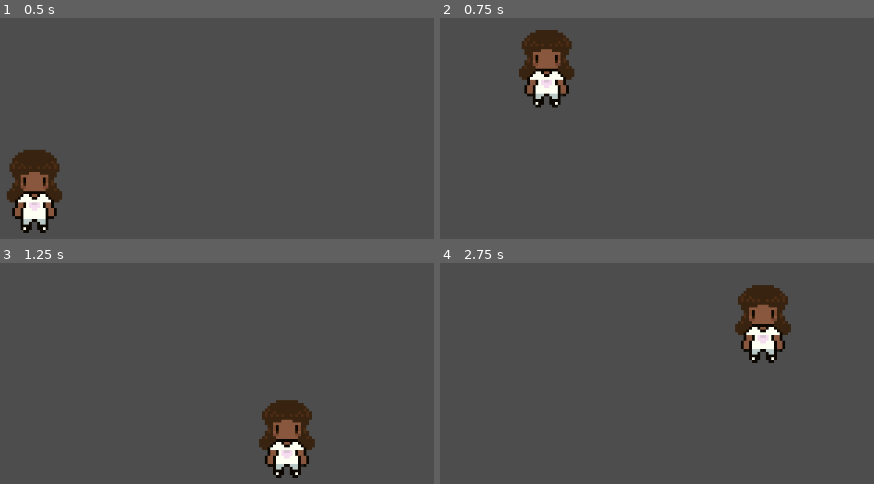
Above: before the commit, frames 1-4 (two rows, left to right).
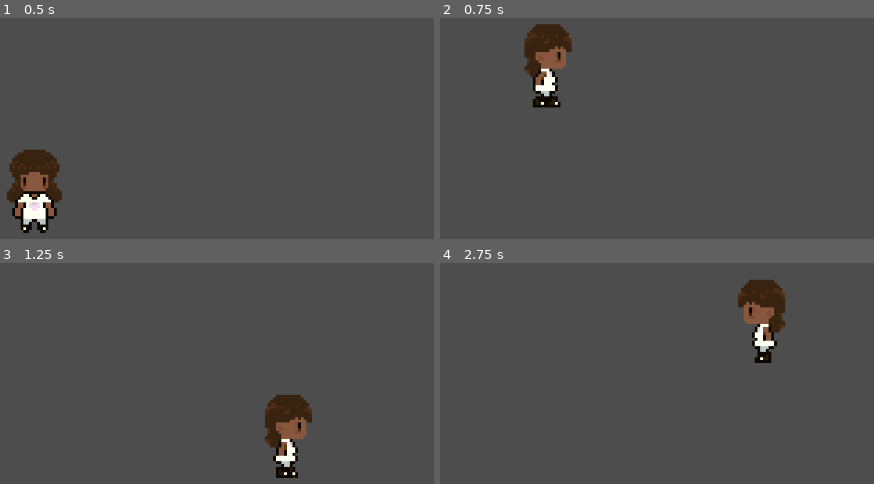
Above: after the commit, the same moments.

Repository: anajshah/Junior_Year_Game
Game: Godot game, scene res://scenes/period_1.tscn
Same seed, same stepped clock (60 frames per second), same inputs: the game is played once before the commit and once after it.
Inputs:
- Up to frame 1 (0.5 s): no input
- Up to frame 2 (0.75 s): tap Enter (ui_accept) at 0.5, 0.6 s; hold Right (ui_right) from 0.53 s (still down)
- Up to frame 3 (1.25 s): keep holding Right (ui_right); tap Enter (ui_accept) at 0.77, 1.07 s
- Up to frame 4 (2.75 s): tap Alt at 1.35 s; tap Enter (ui_accept) at 1.52, 1.55, 1.82, 2, 2.3 s; release Right (ui_right) at 2.03 s; hold Left (ui_left) from 2.03 s (still down); tap Shift at 2.1 s

Frame 1 is identical in both runs. In frame 2, 2.0% of the frame differs, in the area x 18-31%, y 2-41%; in frame 3, 2.1%, in the area x 59-73%, y 59-98%; in frame 4, 2.1%.

Commit message:
hour 1 code vanished i swear i comitted that. anywho my first hour didn't save so i redid it and am committing agani for my hour two commit fingers crossed

Diff:
--- a/project.godot
+++ b/project.godot
@@ -19,6 +19,17 @@
 
 enabled=PackedStringArray("res://addons/godot_super-wakatime/plugin.cfg")
 
+[input]
+
+ui_accept={
+"deadzone": 0.5,
+"events": [Object(InputEventKey,"resource_local_to_scene":false,"resource_name":"","device":0,"window_id":0,"alt_pressed":false,"shift_pressed":false,"ctrl_pressed":false,"meta_pressed":false,"pressed":false,"keycode":4194309,"physical_keycode":0,"key_label":0,"unicode":0,"location":0,"echo":false,"script":null)
+, Object(InputEventKey,"resource_local_to_scene":false,"resource_name":"","device":0,"window_id":0,"alt_pressed":false,"shift_pressed":false,"ctrl_pressed":false,"meta_pressed":false,"pressed":false,"keycode":4194310,"physical_keycode":0,"key_label":0,"unicode":0,"location":0,"echo":false,"script":null)
+, Object(InputEventKey,"resource_local_to_scene":false,"resource_name":"","device":0,"window_id":0,"alt_pressed":false,"shift_pressed":false,"ctrl_pressed":false,"meta_pressed":false,"pressed":false,"keycode":32,"physical_keycode":0,"key_label":0,"unicode":32,"location":0,"echo":false,"script":null)
+, Object(InputEventKey,"resource_local_to_scene":false,"resource_name":"","device":-1,"window_id":0,"alt_pressed":false,"shift_pressed":false,"ctrl_pressed":false,"meta_pressed":false,"pressed":false,"keycode":0,"physical_keycode":4194320,"key_label":0,"unicode":0,"location":0,"echo":false,"script":null)
+]
+}
+
 [rendering]
 
 textures/canvas_textures/default_texture_filter=0
--- a/scenes/player.tscn
+++ b/scenes/player.tscn
@@ -1,10 +1,17 @@
-[gd_scene load_steps=8 format=3 uid="uid://bfkdy3pkror0k"]
+[gd_scene load_steps=15 format=3 uid="uid://bfkdy3pkror0k"]
 
-[ext_resource type="Texture2D" uid="uid://c50omtasqyfky" path="res://assets/sprites/Untitled_Artwork 4.png" id="1_dqkch"]
+[ext_resource type="Texture2D" uid="uid://c50omtasqyfky" path="res://assets/sprites/idle/Untitled_Artwork 4.png" id="1_dqkch"]
 [ext_resource type="Script" uid="uid://cjxrphhkkh0g3" path="res://scripts/player.gd" id="1_qlg0r"]
-[ext_resource type="Texture2D" uid="uid://bfsjlx04pk7vr" path="res://assets/sprites/Untitled_Artwork 3.png" id="2_qlg0r"]
-[ext_resource type="Texture2D" uid="uid://dk13cwvr4rfu3" path="res://assets/sprites/Untitled_Artwork 1.png" id="3_tuyoq"]
-[ext_resource type="Texture2D" uid="uid://bi1upayhxjnqu" path="res://assets/sprites/Untitled_Artwork 2.png" id="4_fjrip"]
+[ext_resource type="Texture2D" uid="uid://bfsjlx04pk7vr" path="res://assets/sprites/idle/Untitled_Artwork 3.png" id="2_qlg0r"]
+[ext_resource type="Texture2D" uid="uid://dk13cwvr4rfu3" path="res://assets/sprites/idle/Untitled_Artwork 1.png" id="3_tuyoq"]
+[ext_resource type="Texture2D" uid="uid://bi1upayhxjnqu" path="res://assets/sprites/idle/Untitled_Artwork 2.png" id="4_fjrip"]
+[ext_resource type="Texture2D" uid="uid://ctuditt04smgr" path="res://assets/sprites/walking/Untitled_Artwork 5.png" id="6_3v2ag"]
+[ext_resource type="Texture2D" uid="uid://5g20owmnebby" path="res://assets/sprites/walking/Untitled_Artwork 6.png" id="7_jej6c"]
+[ext_resource type="Texture2D" uid="uid://di35gx82wwerj" path="res://assets/sprites/walking/Untitled_Artwork 7.png" id="8_f1ej7"]
+[ext_resource type="Texture2D" uid="uid://boqekqvhb1xpa" path="res://assets/sprites/walking/Untitled_Artwork 8.png" id="9_oprun"]
+[ext_resource type="Texture2D" uid="uid://bxkddhklq2sfd" path="res://assets/sprites/walking/Untitled_Artwork 9.png" id="10_a8ls1"]
+[ext_resource type="Texture2D" uid="uid://htfaswyqlqd5" path="res://assets/sprites/walking/Untitled_Artwork 10.png" id="11_qfm1y"]
+[ext_resource type="Texture2D" uid="uid://bytvduhvtx0w6" path="res://assets/sprites/walking/Untitled_Artwork 11.png" id="12_fulsm"]
 
 [sub_resource type="SpriteFrames" id="SpriteFrames_u8vuu"]
 animations = [{
@@ -24,6 +31,32 @@
 "loop": true,
 "name": &"idle",
 "speed": 8.0
+}, {
+"frames": [{
+"duration": 1.0,
+"texture": ExtResource("6_3v2ag")
+}, {
+"duration": 1.0,
+"texture": ExtResource("7_jej6c")
+}, {
+"duration": 1.0,
+"texture": ExtResource("8_f1ej7")
+}, {
+"duration": 1.0,
+"texture": ExtResource("9_oprun")
+}, {
+"duration": 1.0,
+"texture": ExtResource("10_a8ls1")
+}, {
+"duration": 1.0,
+"texture": ExtResource("11_qfm1y")
+}, {
+"duration": 1.0,
+"texture": ExtResource("12_fulsm")
+}],
+"loop": true,
+"name": &"walk",
+"speed": 15.0
 }]
 
 [sub_resource type="CircleShape2D" id="CircleShape2D_smehm"]
@@ -35,9 +68,9 @@
 [node name="AnimatedSprite2D" type="AnimatedSprite2D" parent="."]
 position = Vector2(0, -15)
 sprite_frames = SubResource("SpriteFrames_u8vuu")
-animation = &"idle"
+animation = &"walk"
 autoplay = "idle"
-frame_progress = 0.16057922
+frame_progress = 0.20032461
 
 [node name="CollisionShape2D" type="CollisionShape2D" parent="."]
 position = Vector2(0, -8)
--- /dev/null
+++ b/scenes/tuxedo_cat.tscn
@@ -0,0 +1,7 @@
+[gd_scene format=3 uid="uid://c7yeb3dgslx15"]
+
+[node name="Tuxedo_cat" type="AnimatableBody2D"]
+
+[node name="AnimatedSprite2D" type="AnimatedSprite2D" parent="."]
+
+[node name="CollisionShape2D" type="CollisionShape2D" parent="."]
--- a/scripts/player.gd
+++ b/scripts/player.gd
@@ -4,6 +4,7 @@
 const SPEED = 130.0
 const JUMP_VELOCITY = -300.0
 
+@onready var animated_sprite_2d = $AnimatedSprite2D
 
 func _physics_process(delta: float) -> void:
 	# Add the gravity.
@@ -17,8 +18,22 @@
 	# Get the input direction and handle the movement/deceleration.
 	# As good practice, you should replace UI actions with custom gameplay actions.
 	var direction := Input.get_axis("ui_left", "ui_right")
+
+	if direction > 0:
+		animated_sprite_2d.flip_h = false
+
+	elif direction <0:
+		animated_sprite_2d.flip_h = true
+
+	if direction == 0:
+		animated_sprite_2d.play("idle")
+	else:
+		animated_sprite_2d.play("walk")
+
+
 	if direction:
 		velocity.x = direction * SPEED
+
 	else:
 		velocity.x = move_toward(velocity.x, 0, SPEED)
 
Renamed: assets/sprites/coin.png -> assets/sprites/extra_brackey_sprites/coin.png
Not shown, added: assets/sprites/extra_brackey_sprites/coin.png.import
Renamed: assets/sprites/fruit.png -> assets/sprites/extra_brackey_sprites/fruit.png
Not shown, changed: assets/sprites/extra_brackey_sprites/fruit.png.import
Renamed: assets/sprites/knight.png -> assets/sprites/extra_brackey_sprites/knight.png
Not shown, added: assets/sprites/extra_brackey_sprites/knight.png.import
Renamed: assets/sprites/platforms.png -> assets/sprites/extra_brackey_sprites/platforms.png
Not shown, changed: assets/sprites/extra_brackey_sprites/platforms.png.import
Renamed: assets/sprites/slime_green.png -> assets/sprites/extra_brackey_sprites/slime_green.png
Not shown, added: assets/sprites/extra_brackey_sprites/slime_green.png.import
Renamed: assets/sprites/slime_purple.png -> assets/sprites/extra_brackey_sprites/slime_purple.png
Not shown, added: assets/sprites/extra_brackey_sprites/slime_purple.png.import
(and 24 more such lines)
